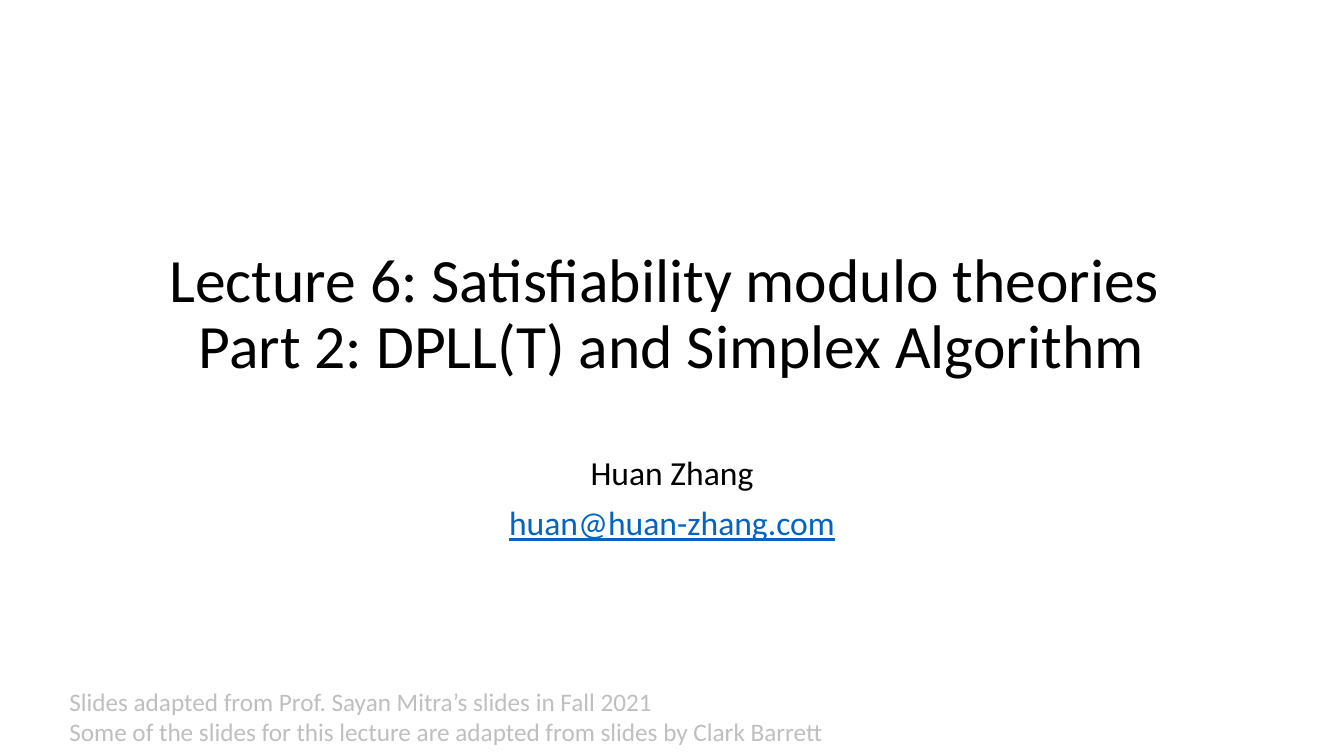
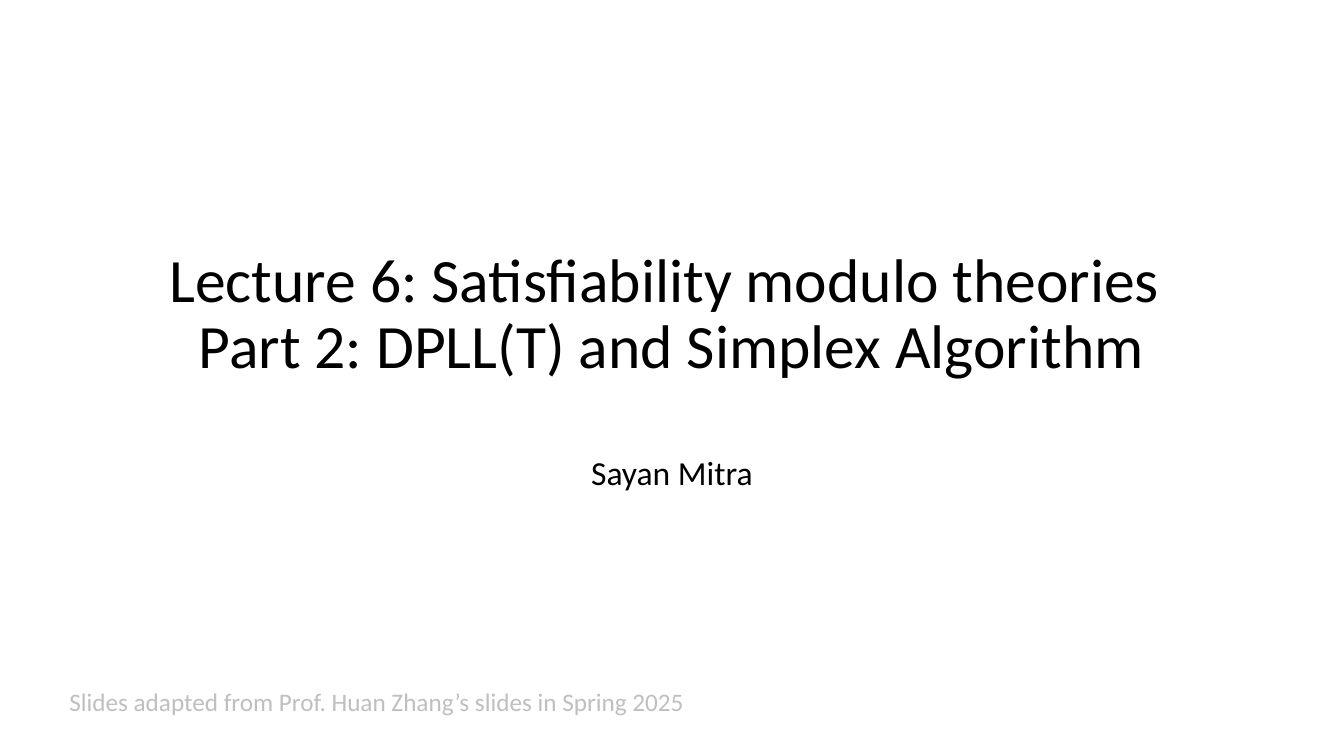
Before and after one commit to sayanmitracode/cpsbooksite, a slide deck: slide 1 of Slides/2025/L6_SMT_LRA.pptx. Drawn at 1344x756 pixels with LibreOffice and Linux fonts; fonts in the diff are those of the drawing. Boxes give left, top, right and bottom in pixels: in the first picture for what was removed or moved away, otherwise in the second. Text is boxed around its words. In the diff, an @@ line names an element or a change of style, - is before the commit and + after.

```diff
--- a/Slides/2025/L6_SMT_LRA.pptx
+++ b/Slides/2025/L6_SMT_LRA.pptx
@@ subtitle at box(591, 462, 753, 491): text changed; text colour #0563C1 to #000000 @@
-Huan Zhang
-huan@huan-zhang.com
+Sayan Mitra
@@ text at box(69, 694, 683, 715): text changed @@
-Slides adapted from Prof. Sayan Mitra’s slides in Fall 2021
-Some of the slides for this lecture are adapted from slides by Clark Barrett
+Slides adapted from Prof. Huan Zhang’s slides in Spring 2025
```
Also in this commit, not shown: 1 other slide changed, 5 other files.
